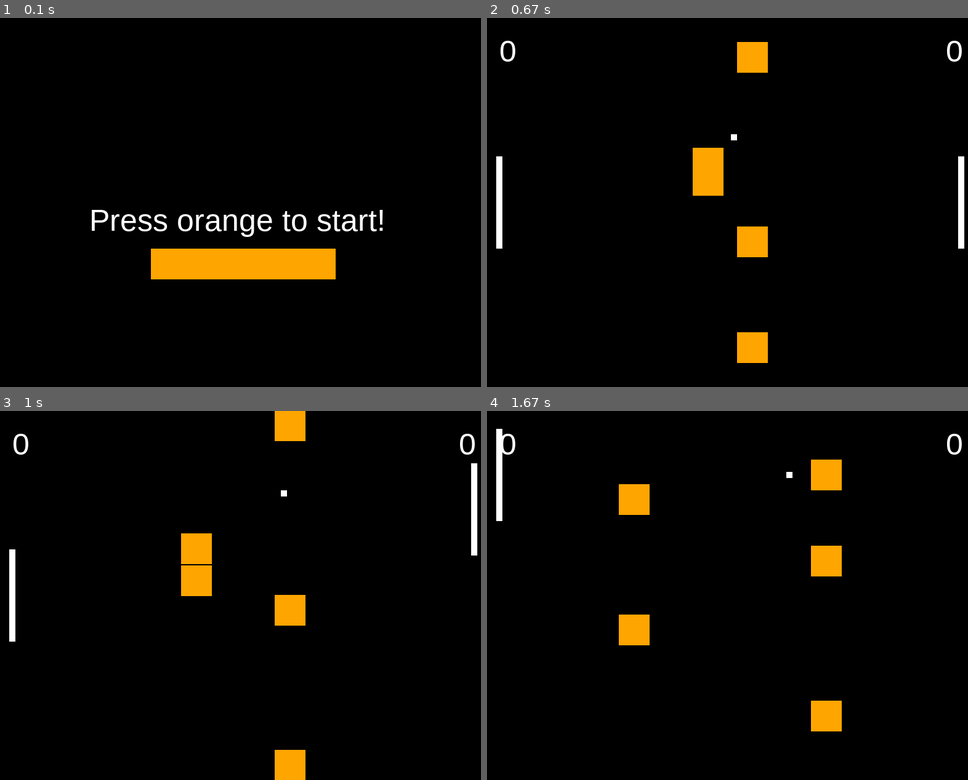
Above: before the commit, frames 1-4 (two rows, left to right).
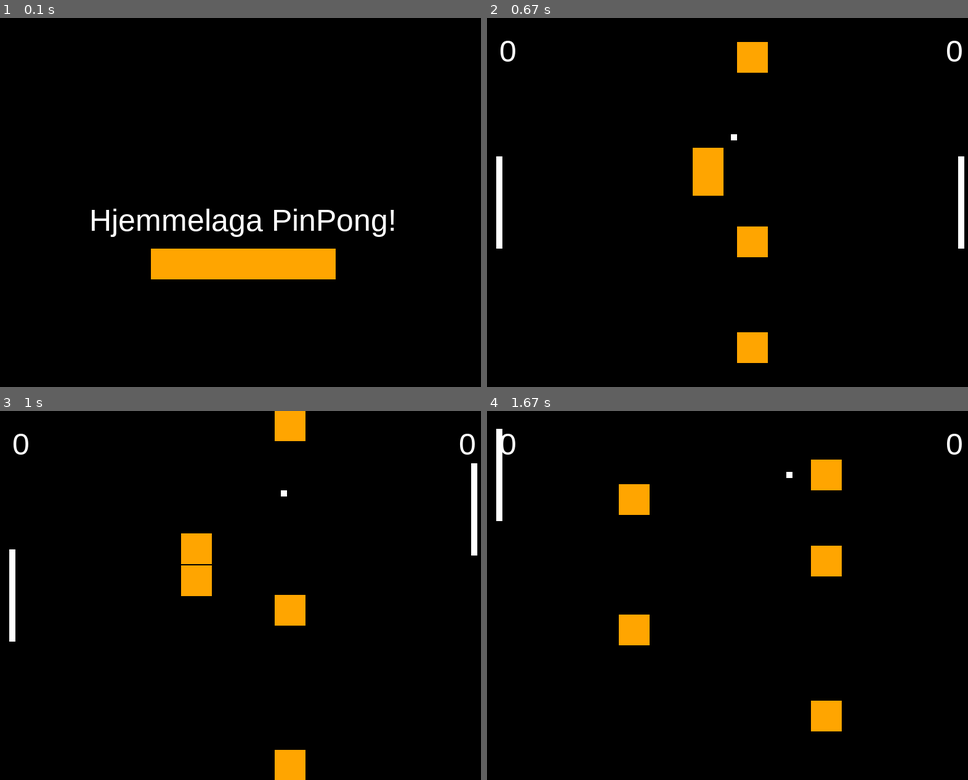
Above: after the commit, the same moments.

Repository: KasaaS/IT2
Game: pygame game, started from 2. Vår/U30 - PROSJEKT/spill.py
The game is run twice, just before and just after one commit, with the same random seed, the same clock (stepped at 60 frames per second) and the same inputs.
Inputs (mouse positions are in pixels of both pictures, inside the frame that each line leads up to):
- Up to frame 1 (0.1 s): no input
- Up to frame 2 (0.67 s): press the mouse at (732, 265) at 0.37 s; move the mouse to (669, 235) at 0.47 s; release the mouse at (612, 206) at 0.6 s
- Up to frame 3 (1 s): hold Enter from 0.67 s (still down); hold Up from 0.67 s (still down)
- Up to frame 4 (1.67 s): release Enter at 1.13 s; release Up at 1.13 s; hold Up 1.17-1.63 s; hold W 1.17-1.63 s

The runs differ from the first frame. In frame 1, 1.8% of the frame differs, in the area x 19-82%, y 51-60%; in frame 2, nothing differs; in frame 3, nothing differs; in frame 4, nothing differs.

Commit message:
Oppdatert spillet

Diff:
--- a/2. Vår/U30 - PROSJEKT/EKSTRA FILER/spillebrett_backup.py
+++ /dev/null
@@ -1,156 +0,0 @@
-import pygame
-import random
-
-from figur import Figur
-from ball import Ball
-from hinder import Hinder
-from spiller import Spiller
-from booster import Booster
-
-# Starter med spillbrett da den er relevant for spillobjekt.
-class Spillebrett:
-    def __init__(self, hoyde, bredde):
-
-
-        self.hoyde: int = hoyde
-        self.bredde: int = bredde
-        self.objekter: list[Figur] = []
-
-        # Må opprette et surface for å så tegne brettet.
-        # Alle ting i pygame må ha surface og rect.
-        self.surface = pygame.Surface( (self.bredde, self.hoyde) )
-        self.rect = self.surface.get_rect()
-
-        # Plasserer rektangelet til brettet i (x,y) av vinduet.
-        self.rect.topleft = (0,0)
-
-        # definerer en font
-        self.font = pygame.font.SysFont("Arial", 50)
-
-        # Oppretter spillere
-        self.spiller1 = Spiller(25, hoyde / 2)
-        self.spiller2 = Spiller(bredde - 25, hoyde / 2)
-        # Oppretter tre sauer og putter dem alle i listen sauer.
-        self.baller = [Ball(bredde / 2, 200)]
-
-        self.hindere: list[Hinder] = []
-        for i in range(5):
-            self.hindere.append(Hinder(bredde / 2, 100 + i * 100))
-
-        self.tid_siden_forrige_nye_ball = 0
-        self.tid_mellom_booster = 0
-        self.booster_varighet = 0
-
-
-        self.boostere: list[Booster] = []
-
-
-## Oppdaterer her
-
-    # Funksjon for å flytte spillere
-    def spiller_input(self, taster):
-        if taster[pygame.K_UP]:
-            self.spiller2.flytt_opp()
-        if taster[pygame.K_DOWN]:
-            self.spiller2.flytt_ned()
-        if taster[pygame.K_w]:
-            self.spiller1.flytt_opp()
-        if taster[pygame.K_s]:
-            self.spiller1.flytt_ned()
-
-    # Funksjon for å flytte hindere
-    def flytt_hinder(self, hoyde: int):
-        for hinder in self.hindere:
-            hinder.flytt()
-
-            if hinder.rect.left > 550 or hinder.rect.right < 250:
-                hinder.snu_x()
-
-            if hinder.rect.top > hoyde - 50 or hinder.rect.bottom < 0 + 50:
-                hinder.snu_y()
-
-
-    # Funksjon for å bruke ballen med alle sine egenskaper
-    def aktiver_ball(self, hoyde: int, bredde: int):
-
-        for ball in self.baller:
-            ball.flytt()
-
-            if ball.rect.y < 0 or ball.rect.y > hoyde:
-                ball.snu_y()
-
-            if ball.rect.colliderect(self.spiller1.rect) or ball.rect.colliderect(self.spiller2.rect):
-                if self.tid_siden_forrige_nye_ball > 60:
-                    # Fikk en bug her, hvor nye baller kunne bli sittende fast i spilleren.
-                    # Løsningen ble å sette x-posisjonen til nye baller litt til siden for
-                    # spilleren, x-posisjonen er derfor satt til ball.rect.x - (ball.x_fart * 2),
-                    # som gjør at spilleren ikke treffer ballen igjen med en gang.
-                    # Se på dette som et eksperttips -- løsninger med bugs godkjennes også.
-                    self.baller.append(Ball(ball.rect.x - (ball.x_fart * 2), ball.rect.y, -ball.x_fart, -ball.y_fart))
-                    self.tid_siden_forrige_nye_ball = 0
-                ball.snu_x()
-
-            if ball.rect.x < 0 or ball.rect.x > bredde:
-                self.baller.remove(ball)
-                if len(self.baller) == 0:
-                    self.baller.append(Ball(bredde / 2, 200))
-                if ball.rect.x < 0:
-                    self.spiller2.poeng += 1
-                else:
-                    self.spiller1.poeng += 1
-
-            for hinder in self.hindere:
-                if ball.rect.colliderect(hinder.rect):
-                    ball.snu_x()
-                    ball.snu_y()
-
-
-
-    def aktiver_boosters(self):
-        ## NB! Jeg har gjort sånn at bare en ball får boost om gangen. Dette har jeg valgt for å gjøre det mer gøy
-        ##     For å få alle til å booste må du bare legge til en for løkke, slik at alle ballene blir tatt i boosten.
-
-        if self.tid_mellom_booster > 240:
-            self.boostere.append(Booster(random.randint(130,630),random.randint(20, 580), 20, 20))
-            self.tid_mellom_booster = 0
-
-        for booster in self.boostere:
-            for ball in self.baller:
-                if ball.rect.colliderect(booster.rect):
-
-                    self.booster_varighet = 0
-
-                    # Sjekker hva tilfeldig boost returnerer, og endrer ballens egenskaper basert på det. Boost er permanent.
-                    if booster.tilfedlig_boost() == "MAXFART":
-                        ball.max_fart()
-                    if booster.tilfedlig_boost() == "MINFART":
-                        ball.min_fart()
-
-                    self.boostere.remove(booster)
-
-## Tegner under her
-
-
-    def tegn(self, vindu: pygame.Surface):
-        self.surface.fill("black")
-        # Tegner spillobjekter før vi tegner vinduet for hele brettet. Tegner spilleren på overflaten til spillbrettet.
-        self.spiller1.tegn(self.surface)
-        self.spiller2.tegn(self.surface)
-
-        for ball in self.baller:
-            ball.tegn(self.surface)
-        # Tegner sauer som er satt i en liste. Vi bruker midlertidige variabler i for løkker.
-        for hinder in self.hindere:
-            hinder.tegn(self.surface)
-
-        for booster in self.boostere:
-            booster.tegn(self.surface)
-
-
-        poeng_spiller_2 = self.font.render(str(self.spiller1.poeng), True, "white")
-        self.surface.blit(poeng_spiller_2, (25, 25))
-        poeng_spiller_1 = self.font.render(str(self.spiller2.poeng), True, "white")
-        self.surface.blit(poeng_spiller_1, (self.bredde - 50, 25))
-
-        # Tegner spillbrettets surface i posisjonen til spillbrettets rect på vinduet.
-        vindu.blit(self.surface, self.rect)
--- a/2. Vår/U30 - PROSJEKT/meny.py
+++ b/2. Vår/U30 - PROSJEKT/meny.py
@@ -25,11 +25,13 @@
         self.spillknapp = Knapp(bredde/2, 400, 50, 300)
 
 
-    def aktiver_spill(self, mus_posisjon, mus_klikk):
+    def aktiver_spill(self, mus_posisjon, mus_klikk, taster):
         if mus_klikk[0]:
             if mus_posisjon[0] > self.spillknapp.rect.left and mus_posisjon[0] < self.spillknapp.rect.right:
                 if mus_posisjon[1] > self.spillknapp.rect.top and mus_posisjon[1] < self.spillknapp.rect.bottom:
                     self.spill_aktiv = True
+        elif taster[pygame.K_RETURN]:
+            self.spill_aktiv = True
 
 
     def tegn(self, vindu: pygame.Surface):
@@ -37,7 +39,7 @@
         # Tegner spillobjekter før vi tegner vinduet for hele brettet. Tegner spilleren på overflaten til spillbrettet.
 
         # Tegner spillbrettets surface i posisjonen til spillbrettets rect på vinduet.
-        startskrift = self.font.render("Press orange to start!", True, "white")
+        startskrift = self.font.render("Hjemmelaga PinPong!", True, "white")
         self.surface.blit(startskrift, (self.bredde/4 - 50, self.hoyde/2))
 
         self.spillknapp.tegn(self.surface)
--- a/2. Vår/U30 - PROSJEKT/spill.py
+++ b/2. Vår/U30 - PROSJEKT/spill.py
@@ -47,7 +47,7 @@
     # Input fra mus:
     mus_posisjon = pygame.mouse.get_pos()
     mus_klikk = pygame.mouse.get_pressed()
-    menybrett.aktiver_spill(mus_posisjon, mus_klikk)
+    menybrett.aktiver_spill(mus_posisjon, mus_klikk, taster)
 
     # Oppdater spill her:
     if menybrett.spill_aktiv == True:
--- a/2. Vår/U30 - PROSJEKT/spillebrett.py
+++ b/2. Vår/U30 - PROSJEKT/spillebrett.py
@@ -42,6 +42,8 @@
 
 
         self.boostere: list[Booster] = []
+
+
 
 
 ## Oppdaterer her
@@ -127,8 +129,9 @@
 
                     self.boostere.remove(booster)
 
+
+
 ## Tegner under her
-
 
     def tegn(self, vindu: pygame.Surface):
         self.surface.fill("black")
